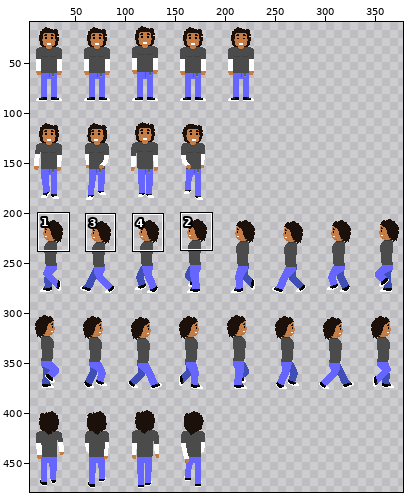
One commit to this sprite sheet: res/img/player.png. The picture above shows the old version from afar; the outline marks the close-up.
Close-up. Earlier state:
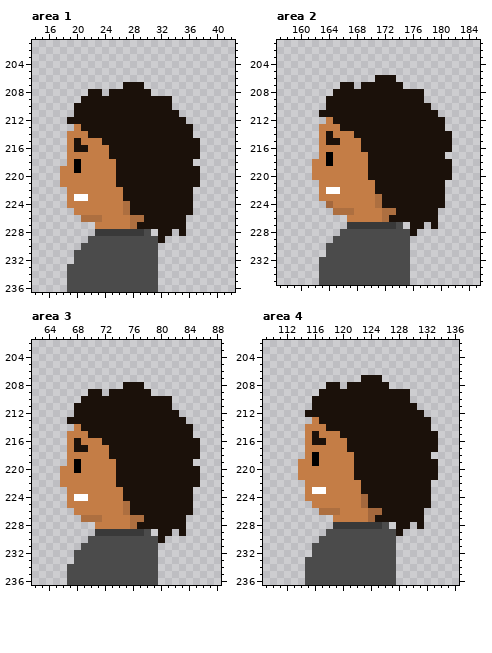
The file is 384x480 pixels. Colours within 5 levels of each other are drawn and written as one. Shown: area 1: x 14..42, y 201..236; area 2: x 157..185, y 201..235; area 3: x 62..88, y 202..236; area 4: x 109..136, y 202..236. The wide view leaves out empty margins. The commit also changed other parts of the picture, which this record leaves out.
And afterwards:
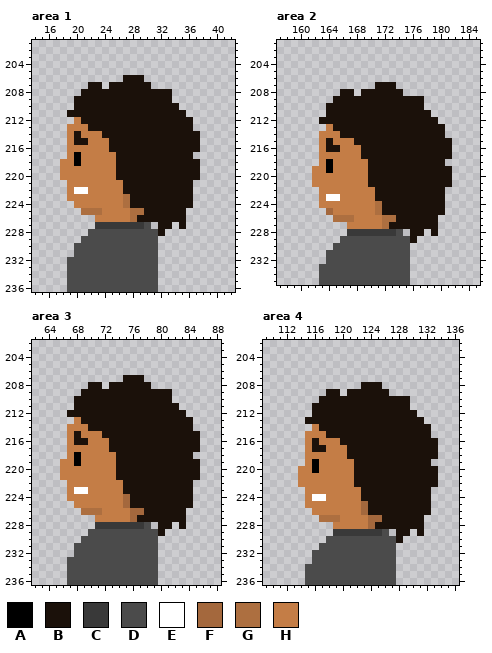
Palette (. is transparent): A #000000  B #1b110a  C #393939  D #4b4b4b  E #ffffff  F #a4683d  G #ad6f40  H #c47d46
Edits made:
Area 1:
y 206: x 27..29 ... -> BBB
y 207: x 22..23 .. -> BB; x 25..26 .. -> BB; x 30 . -> B
y 208: x 21 . -> B; x 24 . -> B; x 31..33 ... -> BBB
y 209: x 20 . -> B
y 210: x 34 . -> B
y 211: x 19 . -> B; x 35 . -> B
y 212: x 19..20 BB -> .H; x 36 . -> B
y 213: x 19 . -> H; x 21 B -> H
y 214: x 20 H -> B; x 22..23 BB -> HH; x 37 . -> B
y 215: x 21 H -> B; x 24 B -> H
y 216: x 20..21 BB -> HH
y 217: x 20 H -> A; x 25 B -> H; x 37 B -> .
y 218: x 18 . -> H; x 37 . -> B
y 219: x 20 A -> H
y 221: x 18 H -> .; x 26 B -> H; x 37 B -> .
y 222: x 20..21 HH -> EE
y 223: x 20..21 EE -> HH; x 27 B -> G
y 224: x 19 H -> .
y 225: x 20..23 HHHH -> .GGG; x 27..29 GBB -> HGG; x 36 B -> .
y 226: x 21..23 GGG -> ..H; x 29 G -> B
y 227: x 23..31 HHHHHGBBB -> CCCCCCCD.; x 34 B -> .
y 228: x 22..29 .CCCCCCC -> DDDDDDDD; x 31 . -> D; x 33 B -> .; x 35 B -> .
y 229: x 21 . -> D; x 32 B -> .
y 230: x 20 . -> D
y 232: x 19 . -> D
Area 2:
y 206: x 171..173 BBB -> ...
y 207: x 166..167 BB -> ..; x 169..170 BB -> ..; x 174 B -> .
y 208: x 165 B -> .; x 168 B -> .; x 175..177 BBB -> ...
y 209: x 164 B -> .
y 210: x 178 B -> .
y 211: x 163 B -> .; x 179 B -> .
y 212: x 163..164 .H -> BB; x 180 B -> .
y 213: x 163 H -> .; x 165 H -> B
y 214: x 164 B -> H; x 166..167 HH -> BB; x 181 B -> .
y 215: x 165 B -> H; x 168 H -> B
y 216: x 164..165 HH -> BB
y 217: x 164 A -> H; x 169 H -> B; x 181 . -> B
y 218: x 162 H -> .; x 181 B -> .
y 219: x 164 H -> A
y 221: x 162 . -> H; x 170 H -> B; x 181 . -> B
y 222: x 164..165 EE -> HH
y 223: x 164..165 HH -> EE; x 171 G -> B
y 224: x 163..164 .F -> HH
y 225: x 164..167 .GGG -> FHHH; x 171..173 HGG -> GBB; x 180 . -> B
y 226: x 165..167 ..H -> GGG; x 173 B -> G
y 227: x 167..175 CCCCCCCD. -> HHHHHGBBB; x 178 . -> B
y 228: x 166..173 DDDDDDDD -> .CCCCCCC; x 175 D -> .; x 177 . -> B; x 179 . -> B
y 229: x 165 D -> .; x 176 . -> B
y 230: x 164 D -> .
y 232: x 163 D -> .
Area 3:
y 207: x 75..77 ... -> BBB
y 208: x 70..71 .. -> BB; x 73..74 .. -> BB; x 78 . -> B
y 209: x 69 . -> B; x 72 . -> B; x 79..81 ... -> BBB
y 210: x 68 . -> B
y 211: x 82 . -> B
y 212: x 67 . -> B; x 83 . -> B
y 213: x 67..68 BB -> .H; x 84 . -> B
y 214: x 67 . -> H; x 69 B -> H
y 215: x 68 H -> B; x 70..71 BB -> HH; x 85 . -> B
y 216: x 69 H -> B; x 72 B -> H
y 217: x 68..69 BB -> HH
y 218: x 68 H -> A; x 73 B -> H; x 85 B -> .
y 219: x 66 . -> H; x 85 . -> B
y 220: x 68 A -> H
y 222: x 66 H -> .; x 74 B -> H; x 85 B -> .
y 223: x 68..69 HH -> EE
y 224: x 68..69 EE -> HH; x 75 B -> F
y 225: x 67 H -> .; x 75 G -> F
y 226: x 68..71 HHHH -> .GGG; x 75..77 GBB -> HFF; x 84 B -> .
y 227: x 69..71 GGG -> ..H; x 76..77 GG -> FB
y 228: x 71..79 HHHHHGBBB -> CCCCCCCD.; x 82 B -> .
y 229: x 70..77 .CCCCCCC -> DDDDDDDD; x 79 . -> D; x 81 B -> .; x 83 B -> .
y 230: x 69 . -> D; x 80 B -> .
y 231: x 68 . -> D
y 233: x 67 . -> D
Area 4:
y 207: x 123..125 BBB -> ...
y 208: x 118..119 BB -> ..; x 121..122 BB -> ..; x 126 B -> .
y 209: x 117 B -> .; x 120 B -> .; x 127..129 BBB -> ...
y 210: x 116 B -> .
y 211: x 130 B -> .
y 212: x 115 B -> .; x 131 B -> .
y 213: x 115..116 .H -> BB; x 132 B -> .
y 214: x 115 H -> .; x 117 H -> B
y 215: x 116 B -> H; x 118..119 HH -> BB; x 133 B -> .
y 216: x 117 B -> H; x 120 H -> B
y 217: x 116..117 HH -> BB
y 218: x 116 A -> H; x 121 H -> B; x 133 . -> B
y 219: x 114 H -> .; x 133 B -> .
y 220: x 116 H -> A
y 222: x 114 . -> H; x 122 H -> B; x 133 . -> B
y 223: x 116..117 EE -> HH
y 224: x 116..117 HH -> EE; x 123 F -> B
y 225: x 115 . -> H
y 226: x 116..119 .GGG -> HHHH; x 123..125 HFF -> FBB; x 132 . -> B
y 227: x 117..119 ..H -> GGG; x 125 B -> F
y 228: x 119..127 CCCCCCCD. -> HHHHHFBBB; x 130 . -> B
y 229: x 118..125 DDDDDDDD -> .CCCCCCC; x 127 D -> .; x 129 . -> B; x 131 . -> B
y 230: x 117 D -> .; x 128 . -> B
y 231: x 116 D -> .
y 233: x 115 D -> .
Changed places in both close-ups, as pixel boxes (x1, y1, x2, y2):
changed: (60, 75, 200, 264)
changed: (312, 75, 452, 264)
changed: (60, 375, 200, 564)
changed: (298, 375, 438, 564)
